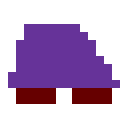
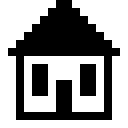
Comparing the layer stacks of the two 128 x 128 images. Changes:
added layer "Layer #25" above "Layer #24" over left=8, top=0, right=120, bottom=120
hid "Pasted Layer #17" over left=8, top=24, right=120, bottom=104
